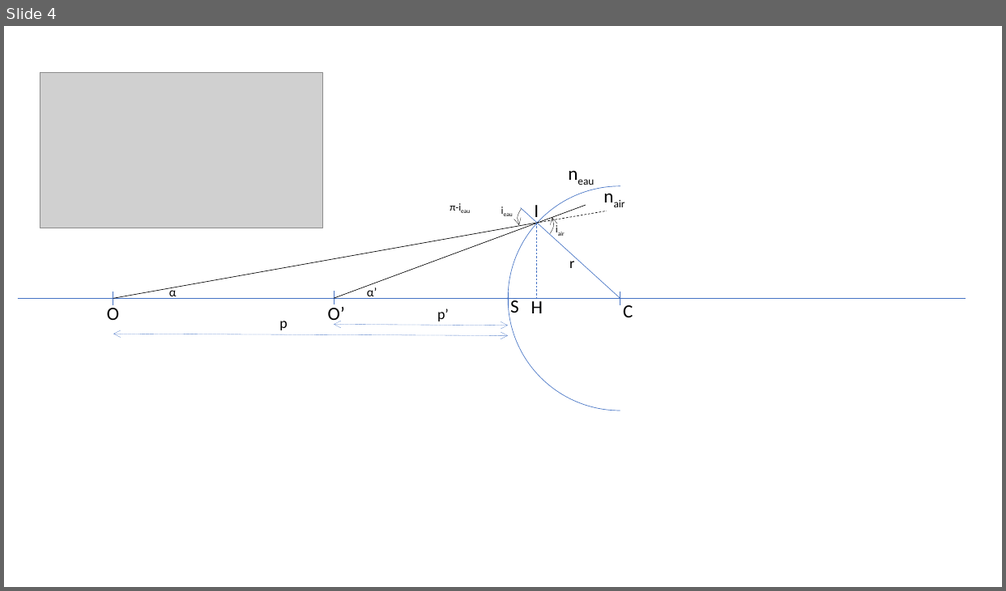
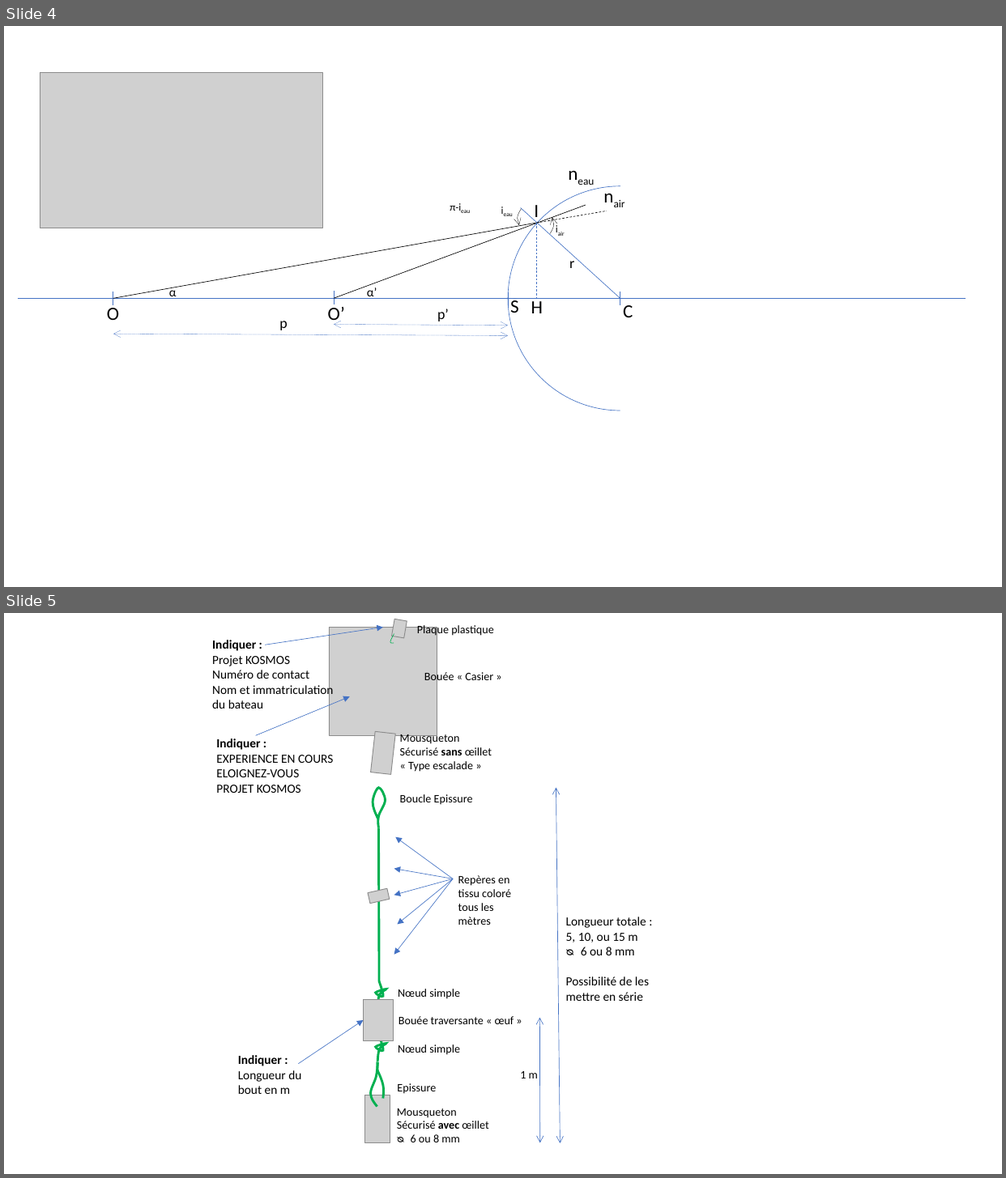
Before and after one commit to KonkArLab/KOSMOS, a slide deck: docs/doc/kosmosV5/SchemasDivers.pptx. Shown one above the other, each under a label of ours: slide 4 before the commit, slides 4 and 5 after it. The pictures are 1006x591 and 1006x1178 pixels, drawn with LibreOffice and Linux fonts; fonts in the diff are those of the drawing; grey boxes stand for pictures; background and template pictures are left out. Boxes give left, top, right and bottom in pixels: in the first picture for what was removed or moved away, otherwise in the second. Text is boxed around its words. In the diff, an @@ line names an element or a change of style, - is before the commit and + after.

Commit message:
gjhfgh

```diff
--- a/docs/doc/kosmosV5/SchemasDivers.pptx
+++ b/docs/doc/kosmosV5/SchemasDivers.pptx
@@ slide 5 added at (4,613,1002,1174), background #FFFFFF @@
@@ group added at (212,619,649,1144): 15 texts, 8 arrows, 6 pictures, 6 freeform shapes, 2 lines, 2 double arrows @@
+Mousqueton
+Sécurisé sans œillet
+« Type escalade »
+Boucle Epissure
+Mousqueton
+Sécurisé avec œillet
+ᴓ 6 ou 8 mm
+Epissure
+Nœud simple
+Nœud simple
+Bouée traversante « œuf »
+Bouée « Casier »
+1 m
+Repères en tissu coloré tous les mètres
+Longueur totale :
+5, 10, ou 15 m
+ᴓ 6 ou 8 mm
+Possibilité de les
+mettre en série
+Indiquer : Longueur du bout en m
+Plaque plastique
+Indiquer :
+EXPERIENCE EN COURS
+ELOIGNEZ-VOUS
+PROJET KOSMOS
+Indiquer :
+Projet KOSMOS
+Numéro de contact
+Nom et immatriculation du bateau
```
